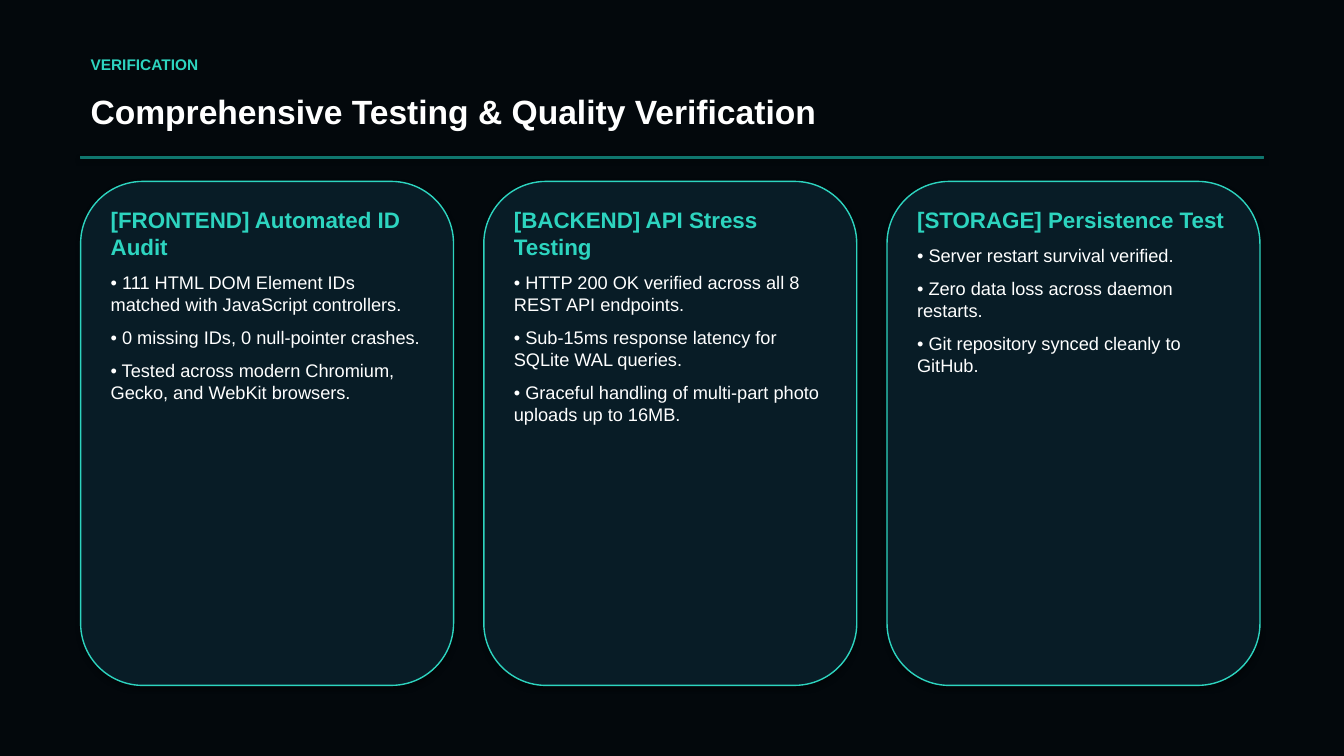
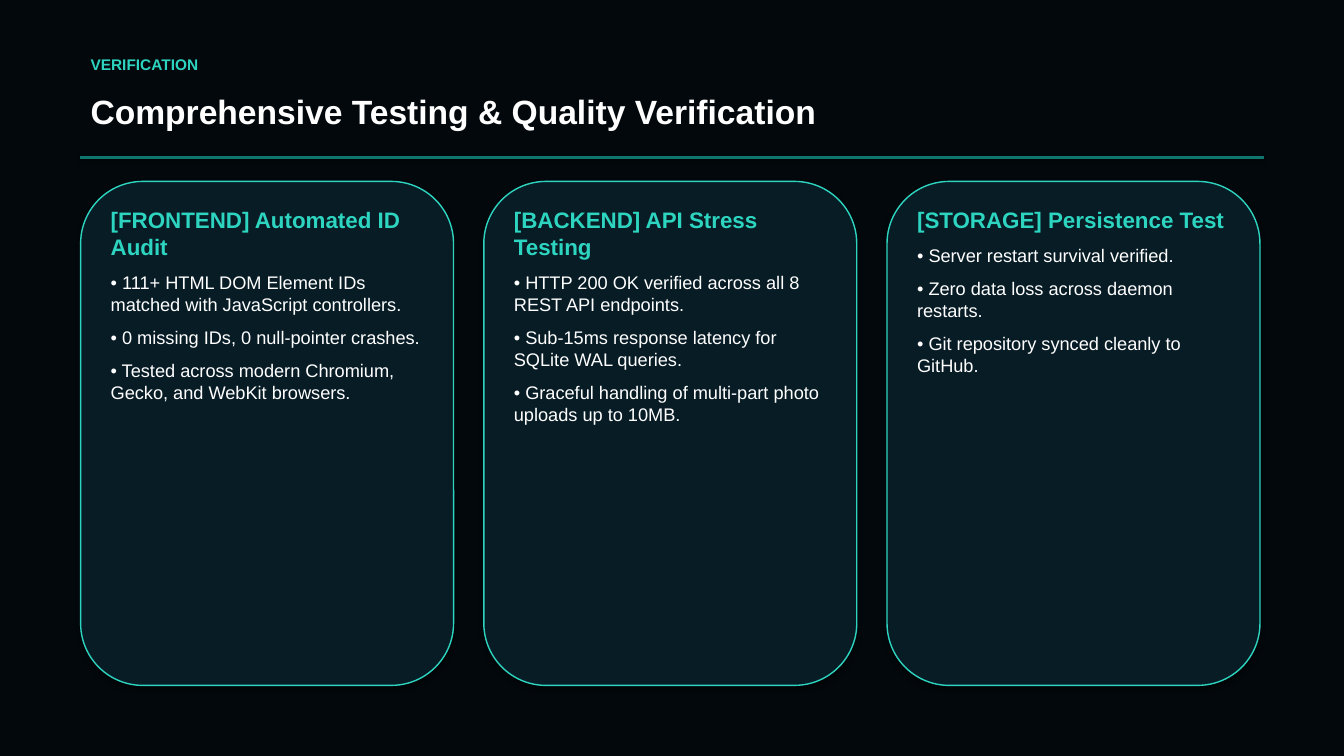
Before and after one commit to chinmaymr7090/CitizenShield, a slide deck: slide 10 of CitizenShield_Presentation.pptx (slide 9 before the commit). Drawn at 1344x756 pixels with LibreOffice and Linux fonts; fonts in the diff are those of the drawing. Boxes give left, top, right and bottom in pixels: in the first picture for what was removed or moved away, otherwise in the second. Text is boxed around its words. In the diff, an @@ line names an element or a change of style, - is before the commit and + after.

```diff
--- a/CitizenShield_Presentation.pptx
+++ b/CitizenShield_Presentation.pptx
@@ text at bbox=[111, 275, 402, 315]: text changed @@
-• 111 HTML DOM Element IDs matched with JavaScript controllers.
+• 111+ HTML DOM Element IDs matched with JavaScript controllers.
@@ text at bbox=[514, 385, 819, 425]: text changed @@
-• Graceful handling of multi-part photo uploads up to 16MB.
+• Graceful handling of multi-part photo uploads up to 10MB.
```
Also in this commit, not shown: 10 other slides changed, 1 slide added, 1 slide removed, 1 other file.
